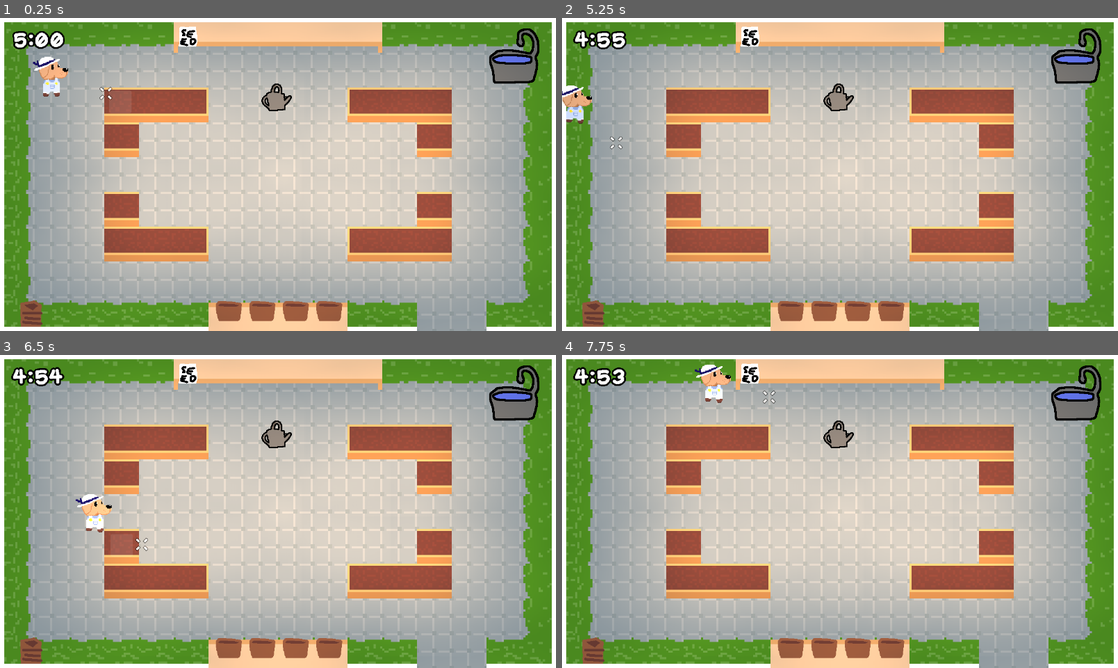
Above: before the commit, frames 1-4 (two rows, left to right).
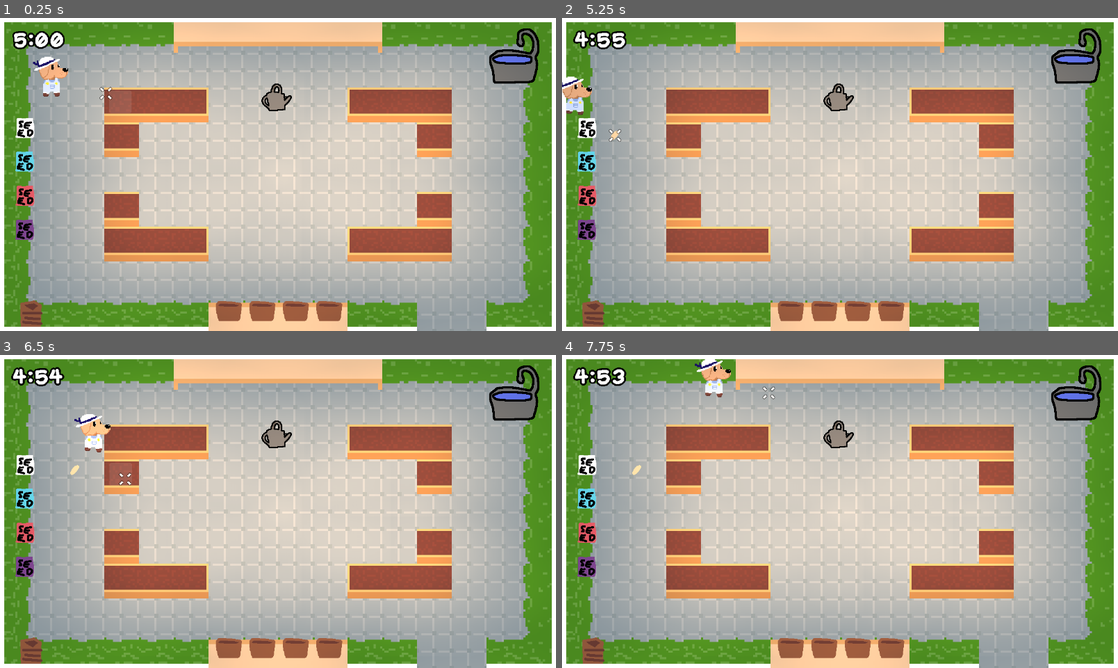
Above: after the commit, the same moments.

Repository: artisiole/gmtk-2026
Game: Godot game, scene res://scenes/main.tscn
The game is run twice, just before and just after one commit, with the same random seed, the same clock (stepped at 60 frames per second) and the same inputs.
Inputs (mouse positions are in pixels of both pictures, inside the frame that each line leads up to):
- Up to frame 1 (0.25 s): no input
- Up to frame 2 (5.25 s): tap Enter at 0.5 s; move the mouse to (684, 136) at 0.52 s; press the mouse at (684, 136) at 0.53 s; hold Right (right) 0.53-1.28 s; move the mouse to (684, 102) at 1.27 s; release the mouse at (684, 102) at 1.28 s; hold Down (down) 1.28-2.03 s; click (684, 102) at 1.35 s; move the mouse to (717, 102) at 2.02 s; hold Right (right) 2.03-2.78 s; hold Shift (sprint) 2.03-2.78 s; click (717, 102) at 2.3 s; tap Space at 2.75 s; move the mouse to (751, 102) at 2.77 s; hold Up (up) 2.78-3.53 s; click (751, 102) at 2.85 s; move the mouse to (684, 208) at 3.52 s; press the mouse at (684, 208) at 3.53 s; hold Left (left) 3.53-5.03 s; move the mouse to (684, 240) at 4.27 s; release the mouse at (684, 240) at 4.28 s; tap Shift (sprint) at 4.35 s; click (684, 240) at 4.55 s; move the mouse to (717, 240) at 5.02 s; press the mouse at (717, 240) at 5.03 s; hold Down (down) from 5.03 s (still down)
- Up to frame 3 (6.5 s): move the mouse to (189, 577) at 5.77 s; release Down (down) at 5.78 s; release the mouse at (189, 577) at 5.78 s; hold Right (right) from 5.78 s (still down); click (189, 577) at 5.85 s
- Up to frame 4 (7.75 s): move the mouse to (995, 473) at 6.52 s; release Right (right) at 6.53 s; hold Up (up) 6.53-7.28 s; hold Shift (sprint) 6.53-7.28 s; click (995, 473) at 6.8 s; move the mouse to (923, 439) at 7.27 s; hold Right (right) from 7.28 s (still down); click (923, 439) at 7.35 s

The runs differ from the first frame. In frame 1, 1.0% of the frame differs, in the area x 2-36%, y 2-71%; in frame 2, 1.6%; in frame 3, 2.0%; in frame 4, 1.6%.

Commit message:
multiple seed bags and flowers

Diff:
--- a/scenes/main.tscn
+++ b/scenes/main.tscn
@@ -27,9 +27,15 @@
 [ext_resource type="Script" uid="uid://v235w2pgt05g" path="res://scripts/day_manager.gd" id="24_og1vs"]
 [ext_resource type="Script" uid="uid://xfujb21knitr" path="res://scripts/camera_trigger.gd" id="24_y6deb"]
 [ext_resource type="Script" uid="uid://c2ftiu1535mow" path="res://scripts/compost.gd" id="25_2wyq8"]
+[ext_resource type="PackedScene" uid="uid://dnogvowl6ec6m" path="res://scenes/seed_blue.tscn" id="25_5poiv"]
 [ext_resource type="Texture2D" uid="uid://q2rslxocu0it" path="res://sprites/placeholder_compost.png" id="25_og1vs"]
+[ext_resource type="Texture2D" uid="uid://b8hgbodq0sil1" path="res://sprites/placeholder_seed_bagblue.png" id="25_pibwh"]
+[ext_resource type="Texture2D" uid="uid://buretfqlu061j" path="res://sprites/placeholder_seed_bagred.png" id="26_c6pm6"]
+[ext_resource type="PackedScene" uid="uid://c3arroqqvp7si" path="res://scenes/seed_red.tscn" id="27_2cjbq"]
+[ext_resource type="Texture2D" uid="uid://dskrdnp8akkr3" path="res://sprites/placeholder_seed_bagpurple.png" id="27_5he1u"]
 [ext_resource type="Script" uid="uid://ba1harbkrdkr7" path="res://scripts/sky_overlay.gd" id="27_vxglm"]
 [ext_resource type="Texture2D" uid="uid://c6kxhu2w4b8qj" path="res://sprites/info_bubble_water.png" id="28_j8jky"]
+[ext_resource type="PackedScene" uid="uid://dp8dxw1nd6i10" path="res://scenes/seed_purple.tscn" id="29_chjal"]
 [ext_resource type="Script" uid="uid://cu8sufpb00tbi" path="res://scripts/pot.gd" id="29_tel4y"]
 [ext_resource type="Texture2D" uid="uid://4qn1ekr5kn82" path="res://sprites/placeholder_pot.png" id="29_yq6so"]
 [ext_resource type="Script" uid="uid://biycf687cvo5j" path="res://scripts/potted_plant.gd" id="31_qkpxi"]
@@ -399,7 +405,7 @@
 
 [node name="SeedBag" type="StaticBody2D" parent="." unique_id=1244492215]
 z_index = 6
-position = Vector2(433, 42.999996)
+position = Vector2(58, 253)
 collision_layer = 2
 script = ExtResource("22_pm3ni")
 seed_spawned = ExtResource("2_yc10j")
@@ -413,6 +419,85 @@
 position = Vector2(-0.5, -0.5)
 scale = Vector2(0.4, 0.4)
 shape = SubResource("RectangleShape2D_jscy8")
+
+[node name="PlayerBlock" type="StaticBody2D" parent="SeedBag" unique_id=1816433085]
+z_index = -1
+scale = Vector2(0.41, 0.41)
+
+[node name="CollisionShape2D" type="CollisionShape2D" parent="SeedBag/PlayerBlock" unique_id=286234897]
+shape = SubResource("RectangleShape2D_npwjr")
+
+[node name="SeedBagBlue" type="StaticBody2D" parent="." unique_id=979646887]
+z_index = 6
+position = Vector2(57, 330)
+collision_layer = 2
+script = ExtResource("22_pm3ni")
+seed_spawned = ExtResource("25_5poiv")
+
+[node name="SeedBagSprite" type="Sprite2D" parent="SeedBagBlue" unique_id=1268698847]
+z_index = 2
+scale = Vector2(0.4, 0.4)
+texture = ExtResource("25_pibwh")
+
+[node name="CollisionShape2D" type="CollisionShape2D" parent="SeedBagBlue" unique_id=1480957533]
+position = Vector2(-0.5, -0.5)
+scale = Vector2(0.4, 0.4)
+shape = SubResource("RectangleShape2D_jscy8")
+
+[node name="PlayerBlock" type="StaticBody2D" parent="SeedBagBlue" unique_id=1346235466]
+z_index = -1
+scale = Vector2(0.41, 0.41)
+
+[node name="CollisionShape2D" type="CollisionShape2D" parent="SeedBagBlue/PlayerBlock" unique_id=1318060829]
+shape = SubResource("RectangleShape2D_npwjr")
+
+[node name="SeedBagRed" type="StaticBody2D" parent="." unique_id=884574255]
+z_index = 6
+position = Vector2(58, 409)
+collision_layer = 2
+script = ExtResource("22_pm3ni")
+seed_spawned = ExtResource("27_2cjbq")
+
+[node name="SeedBagSprite" type="Sprite2D" parent="SeedBagRed" unique_id=1351396849]
+z_index = 2
+scale = Vector2(0.4, 0.4)
+texture = ExtResource("26_c6pm6")
+
+[node name="CollisionShape2D" type="CollisionShape2D" parent="SeedBagRed" unique_id=151980733]
+position = Vector2(-0.5, -0.5)
+scale = Vector2(0.4, 0.4)
+shape = SubResource("RectangleShape2D_jscy8")
+
+[node name="PlayerBlock" type="StaticBody2D" parent="SeedBagRed" unique_id=483324492]
+z_index = -1
+scale = Vector2(0.41, 0.41)
+
+[node name="CollisionShape2D" type="CollisionShape2D" parent="SeedBagRed/PlayerBlock" unique_id=1971027275]
+shape = SubResource("RectangleShape2D_npwjr")
+
+[node name="SeedBagPurple" type="StaticBody2D" parent="." unique_id=296470189]
+z_index = 6
+position = Vector2(57, 487)
+collision_layer = 2
+script = ExtResource("22_pm3ni")
+seed_spawned = ExtResource("29_chjal")
+
+[node name="SeedBagSprite" type="Sprite2D" parent="SeedBagPurple" unique_id=861062776]
+z_index = 2
+scale = Vector2(0.4, 0.4)
+texture = ExtResource("27_5he1u")
+
+[node name="CollisionShape2D" type="CollisionShape2D" parent="SeedBagPurple" unique_id=762756341]
+position = Vector2(-0.5, -0.5)
+scale = Vector2(0.4, 0.4)
+shape = SubResource("RectangleShape2D_jscy8")
+
+[node name="PlayerBlock" type="StaticBody2D" parent="SeedBagPurple" unique_id=1249536510]
+z_index = -1
+scale = Vector2(0.41, 0.41)
+
+[node name="CollisionShape2D" type="CollisionShape2D" parent="SeedBagPurple/PlayerBlock" unique_id=152423113]
+shape = SubResource("RectangleShape2D_npwjr")
 
 [node name="Planter1L" type="Node2D" parent="." unique_id=1000403627]
 
--- /dev/null
+++ b/scenes/seed_blue.tscn
@@ -0,0 +1,43 @@
+[gd_scene format=3 uid="uid://dnogvowl6ec6m"]
+
+[ext_resource type="Script" uid="uid://cby6gnyjemn7j" path="res://scripts/seed.gd" id="1_knp84"]
+[ext_resource type="Texture2D" uid="uid://dtr3uyygrgp3v" path="res://sprites/placeholder_plant0.png" id="2_4hp63"]
+[ext_resource type="Texture2D" uid="uid://k8en8w3q6nxy" path="res://sprites/placeholder_blue_plant1.png" id="3_knp84"]
+[ext_resource type="Texture2D" uid="uid://dil0rerobel08" path="res://sprites/placeholder_blue_plant2.png" id="4_4hp63"]
+[ext_resource type="Texture2D" uid="uid://dorfvr31r4yrd" path="res://sprites/placeholder_plant_wilt.png" id="5_67v64"]
+[ext_resource type="Texture2D" uid="uid://dfgo1sld7kgpf" path="res://sprites/placeholder_seed_seed.png" id="6_1clls"]
+
+[sub_resource type="RectangleShape2D" id="RectangleShape2D_choun"]
+size = Vector2(91.26222, 79.315674)
+
+[sub_resource type="CircleShape2D" id="CircleShape2D_bpmhk"]
+radius = 49.999996
+
+[node name="Seed2" type="AnimatableBody2D" unique_id=843498348 groups=["seed"]]
+process_priority = -1
+z_index = -1
+scale = Vector2(0.1, 0.127)
+collision_layer = 2
+collision_mask = 3
+collision_priority = 0.1
+sync_to_physics = false
+script = ExtResource("1_knp84")
+planted_phase0 = ExtResource("2_4hp63")
+planted_phase1 = ExtResource("3_knp84")
+planted_phase2 = ExtResource("4_4hp63")
+planted_wilted = ExtResource("5_67v64")
+phaseTimes = [7.0, 15.0, 50.0]
+
+[node name="InteractableSprite" type="Sprite2D" parent="." unique_id=640613304]
+modulate = Color(0.19215687, 1, 1, 1)
+scale = Vector2(0.802, 0.636)
+texture = ExtResource("6_1clls")
+
+[node name="InteractableCollision" type="CollisionShape2D" parent="." unique_id=1026264058]
+position = Vector2(-0.97091675, -0.7775879)
+shape = SubResource("RectangleShape2D_choun")
+
+[node name="PlotResolver" type="Area2D" parent="." unique_id=266530715]
+
+[node name="CollisionShape2D" type="CollisionShape2D" parent="PlotResolver" unique_id=1487361564]
+shape = SubResource("CircleShape2D_bpmhk")
--- /dev/null
+++ b/scenes/seed_purple.tscn
@@ -0,0 +1,43 @@
+[gd_scene format=3 uid="uid://dp8dxw1nd6i10"]
+
+[ext_resource type="Script" uid="uid://cby6gnyjemn7j" path="res://scripts/seed.gd" id="1_c3je5"]
+[ext_resource type="Texture2D" uid="uid://bmsbf7vshjyo7" path="res://sprites/placeholder_purple_plant0.png" id="2_c3je5"]
+[ext_resource type="Texture2D" uid="uid://d0vt6drnp1jby" path="res://sprites/placeholder_purple_plant1.png" id="3_f4510"]
+[ext_resource type="Texture2D" uid="uid://bkgdx5w12gy70" path="res://sprites/placeholder_purple_plant2.png" id="4_6cysv"]
+[ext_resource type="Texture2D" uid="uid://dorfvr31r4yrd" path="res://sprites/placeholder_plant_wilt.png" id="5_2tgm0"]
+[ext_resource type="Texture2D" uid="uid://dfgo1sld7kgpf" path="res://sprites/placeholder_seed_seed.png" id="6_wfufv"]
+
+[sub_resource type="RectangleShape2D" id="RectangleShape2D_choun"]
+size = Vector2(91.26222, 79.315674)
+
+[sub_resource type="CircleShape2D" id="CircleShape2D_bpmhk"]
+radius = 49.999996
+
+[node name="Seed2" type="AnimatableBody2D" unique_id=843498348 groups=["seed"]]
+process_priority = -1
+modulate = Color(0.6745098, 0.3254902, 1, 1)
+z_index = -1
+scale = Vector2(0.1, 0.127)
+collision_layer = 2
+collision_mask = 3
+collision_priority = 0.1
+sync_to_physics = false
+script = ExtResource("1_c3je5")
+planted_phase0 = ExtResource("2_c3je5")
+planted_phase1 = ExtResource("3_f4510")
+planted_phase2 = ExtResource("4_6cysv")
+planted_wilted = ExtResource("5_2tgm0")
+phaseTimes = [5.0, 10.0, 30.0]
+
+[node name="InteractableSprite" type="Sprite2D" parent="." unique_id=640613304]
+scale = Vector2(0.802, 0.636)
+texture = ExtResource("6_wfufv")
+
+[node name="InteractableCollision" type="CollisionShape2D" parent="." unique_id=1026264058]
+position = Vector2(-0.97091675, -0.7775879)
+shape = SubResource("RectangleShape2D_choun")
+
+[node name="PlotResolver" type="Area2D" parent="." unique_id=266530715]
+
+[node name="CollisionShape2D" type="CollisionShape2D" parent="PlotResolver" unique_id=1487361564]
+shape = SubResource("CircleShape2D_bpmhk")
--- /dev/null
+++ b/scenes/seed_red.tscn
@@ -0,0 +1,43 @@
+[gd_scene format=3 uid="uid://c3arroqqvp7si"]
+
+[ext_resource type="Script" uid="uid://cby6gnyjemn7j" path="res://scripts/seed.gd" id="1_a7sid"]
+[ext_resource type="Texture2D" uid="uid://dtr3uyygrgp3v" path="res://sprites/placeholder_plant0.png" id="2_l4emh"]
+[ext_resource type="Texture2D" uid="uid://bbc5b5iomj8g5" path="res://sprites/placeholder_red_plant1.png" id="3_a7sid"]
+[ext_resource type="Texture2D" uid="uid://cof70nr1gk6vo" path="res://sprites/placeholder_red_plant2.png" id="4_l4emh"]
+[ext_resource type="Texture2D" uid="uid://dorfvr31r4yrd" path="res://sprites/placeholder_plant_wilt.png" id="5_32l4n"]
+[ext_resource type="Texture2D" uid="uid://dfgo1sld7kgpf" path="res://sprites/placeholder_seed_seed.png" id="6_ph12o"]
+
+[sub_resource type="RectangleShape2D" id="RectangleShape2D_choun"]
+size = Vector2(91.26222, 79.315674)
+
+[sub_resource type="CircleShape2D" id="CircleShape2D_bpmhk"]
+radius = 49.999996
+
+[node name="Seed2" type="AnimatableBody2D" unique_id=843498348 groups=["seed"]]
+process_priority = -1
+modulate = Color(1, 0.47000003, 0.47000003, 1)
+z_index = -1
+scale = Vector2(0.1, 0.127)
+collision_layer = 2
+collision_mask = 3
+collision_priority = 0.1
+sync_to_physics = false
+script = ExtResource("1_a7sid")
+planted_phase0 = ExtResource("2_l4emh")
+planted_phase1 = ExtResource("3_a7sid")
+planted_phase2 = ExtResource("4_l4emh")
+planted_wilted = ExtResource("5_32l4n")
+phaseTimes = [3.0, 7.0, 20.0]
+
+[node name="InteractableSprite" type="Sprite2D" parent="." unique_id=640613304]
+scale = Vector2(0.802, 0.636)
+texture = ExtResource("6_ph12o")
+
+[node name="InteractableCollision" type="CollisionShape2D" parent="." unique_id=1026264058]
+position = Vector2(-0.97091675, -0.7775879)
+shape = SubResource("RectangleShape2D_choun")
+
+[node name="PlotResolver" type="Area2D" parent="." unique_id=266530715]
+
+[node name="CollisionShape2D" type="CollisionShape2D" parent="PlotResolver" unique_id=1487361564]
+shape = SubResource("CircleShape2D_bpmhk")
--- a/scripts/seed_bag.gd
+++ b/scripts/seed_bag.gd
@@ -13,7 +13,7 @@
 	add_child(instance)
 
 	var tween = get_tree().create_tween()
-	tween.tween_property(instance, "global_transform:origin", Vector2(global_position.x-84, global_position.y) , 0.3).set_trans(Tween.TRANS_QUART)
+	tween.tween_property(instance, "global_transform:origin", Vector2(global_position.x+84, global_position.y) , 0.3).set_trans(Tween.TRANS_QUART)
 	tween.tween_property(instance, "scale", Vector2(0.345, 0.438) , 0.3).set_trans(Tween.TRANS_BACK)
 
 
Binary file added: sprites/placeholder_blue_plant1.png
Not shown, added: sprites/placeholder_blue_plant1.png.import
Binary file added: sprites/placeholder_blue_plant2.png
Not shown, added: sprites/placeholder_blue_plant2.png.import
Binary file added: sprites/placeholder_purple_plant0.png
Not shown, added: sprites/placeholder_purple_plant0.png.import
Binary file added: sprites/placeholder_purple_plant1.png
Not shown, added: sprites/placeholder_purple_plant1.png.import
Binary file added: sprites/placeholder_purple_plant2.png
Not shown, added: sprites/placeholder_purple_plant2.png.import
Binary file added: sprites/placeholder_red_plant1.png
Not shown, added: sprites/placeholder_red_plant1.png.import
(and 8 more such lines)
